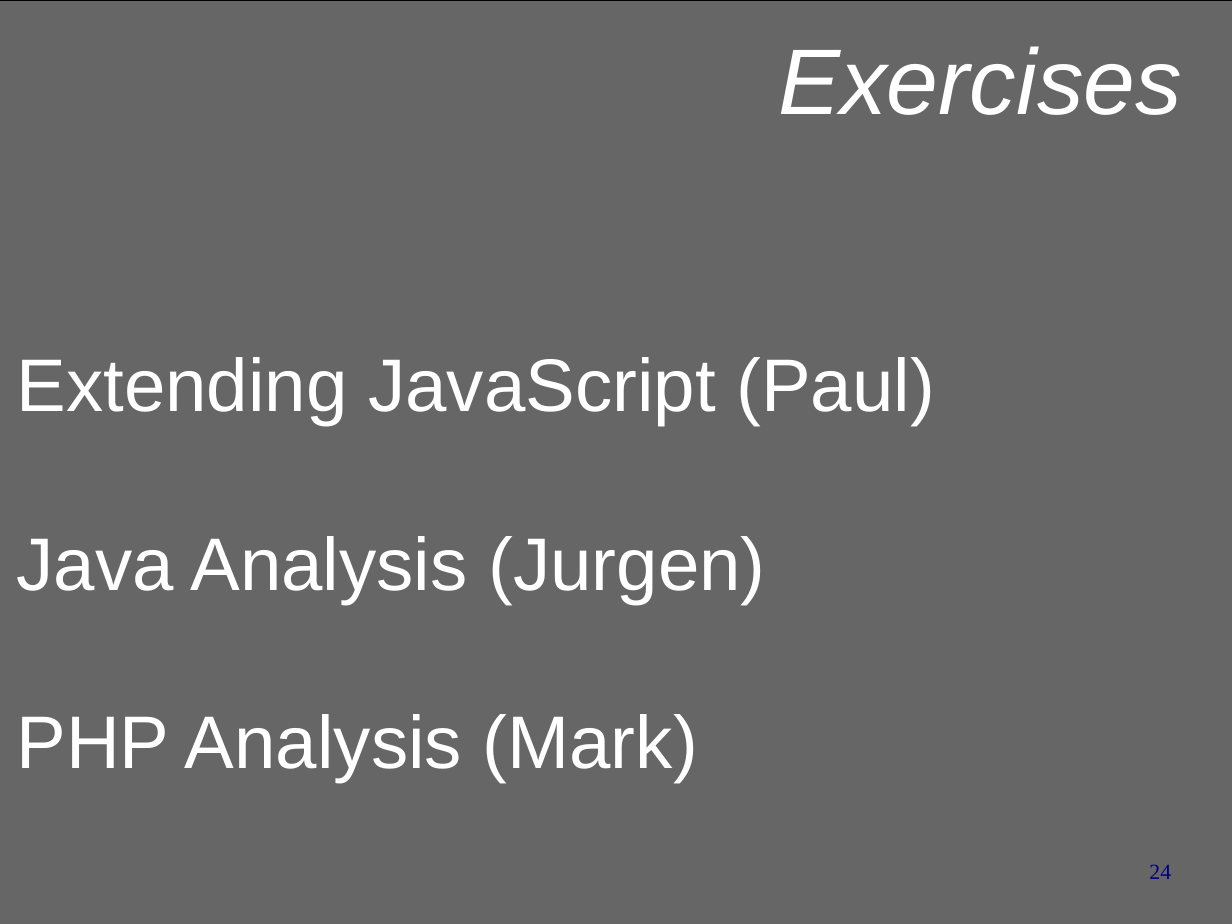
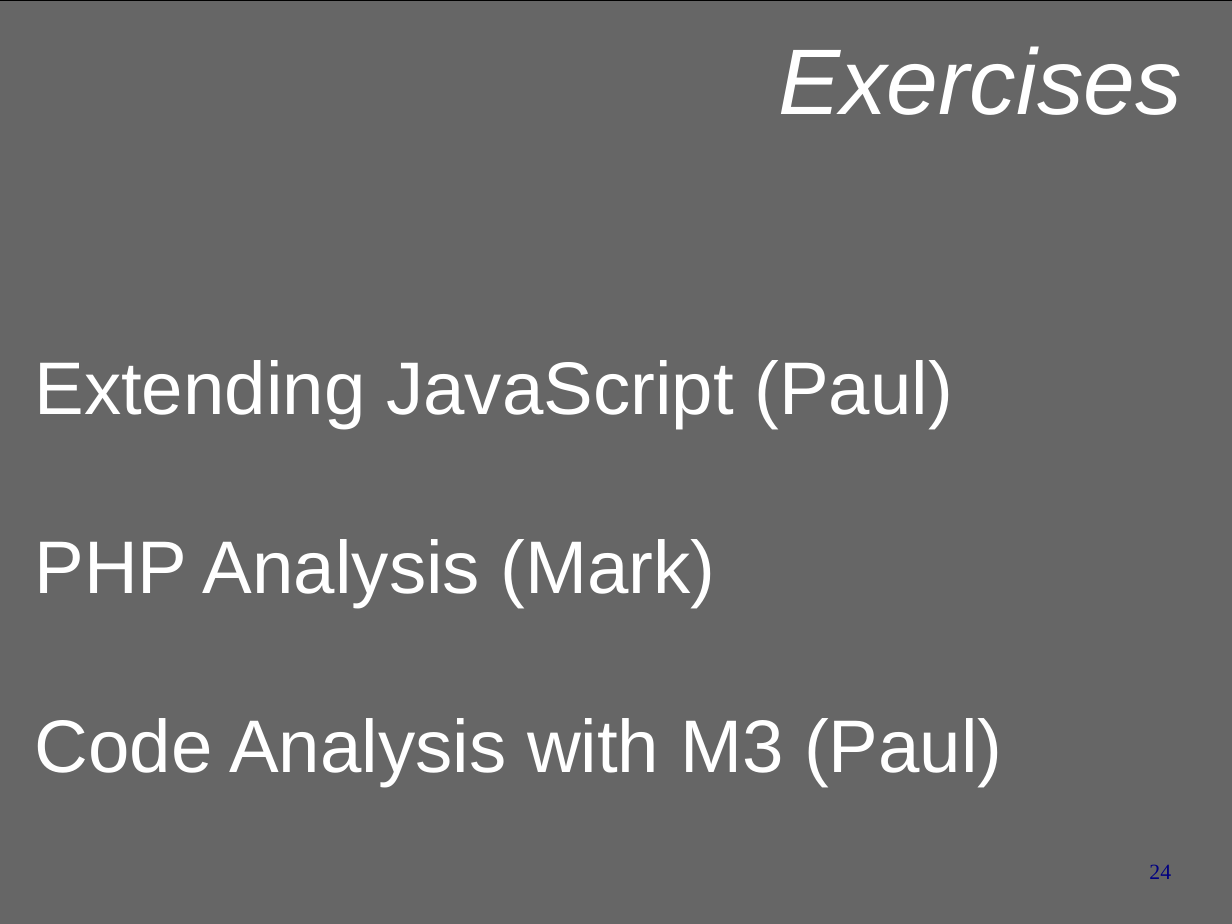
Before and after one commit to cwi-swat/rascal-course-pldi-2015, a slide deck: slide 24 of presentations/Rascal-overview.odp. Drawn at 1232x924 pixels with LibreOffice and Linux fonts; fonts in the diff are those of the drawing; background and template pictures are left out. Boxes give left, top, right and bottom in pixels: in the first picture for what was removed or moved away, otherwise in the second. Text is boxed around its words. In the diff, an @@ line names an element or a change of style, - is before the commit and + after.

```diff
--- a/presentations/Rascal-overview.odp
+++ b/presentations/Rascal-overview.odp
@@ text "Extending JavaScript (Paul)": place and size @@
-text "Extending JavaScript (Paul)" at bbox=[17, 357, 936, 783]
+text "Extending JavaScript (Paul)" at bbox=[34, 360, 1003, 786]
@@ text at bbox=[17, 536, 765, 604]: paragraph removed @@
-Java Analysis (Jurgen)
@@ text at bbox=[34, 718, 1003, 786]: paragraph added @@
+Code Analysis with M3 (Paul)
```
Also in this commit, not shown: 1 other slide changed.
